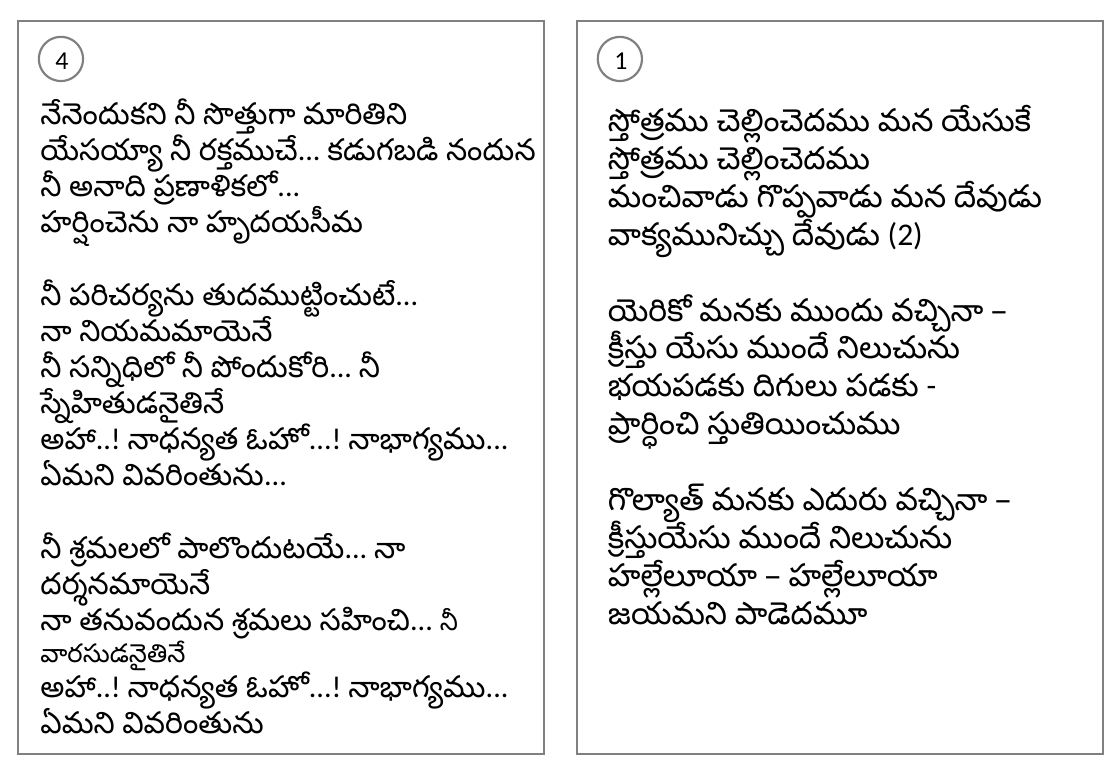
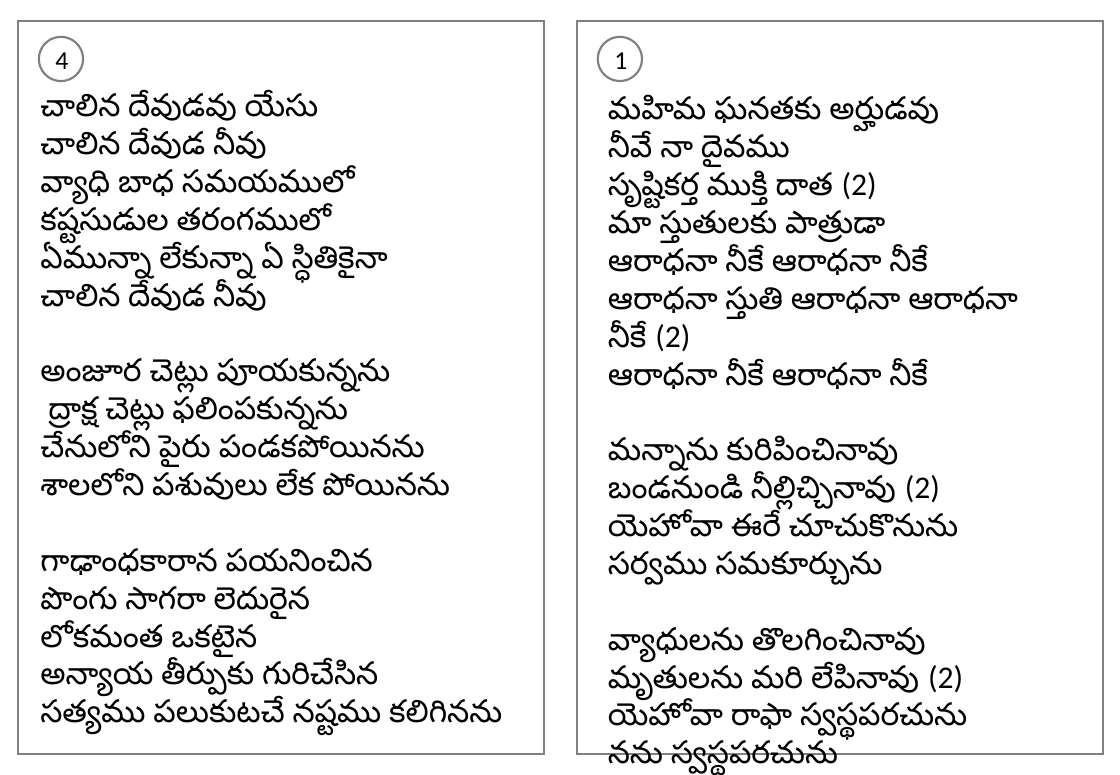
Before and after one commit to venu-webdev/songsDb, a slide deck: slide 1 of songsTemplate.pptx. Drawn at 1120x775 pixels with LibreOffice and Linux fonts; fonts in the diff are those of the drawing. Boxes give left, top, right and bottom in pixels: in the first picture for what was removed or moved away, otherwise in the second. Text is boxed around its words. In the diff, an @@ line names an element or a change of style, - is before the commit and + after.

```diff
--- a/songsTemplate.pptx
+++ b/songsTemplate.pptx
@@ text at [40,93,502,735]: text changed; size 21 to 22 pt @@
-నేనెందుకని నీ సొత్తుగా మారితిని
-యేసయ్యా నీ రక్తముచే... కడుగబడి నందున
-నీ అనాది ప్రణాళికలో...
-హర్షించెను నా హృదయసీమ
-నీ పరిచర్యను తుదముట్టించుటే...
-నా నియమమాయెనే
-నీ సన్నిధిలో నీ పోందుకోరి... నీ స్నేహితుడనైతినే
-అహా..! నాధన్యత ఓహో...! నాభాగ్యము...
-ఏమని వివరింతును...
-నీ శ్రమలలో పాలొందుటయే... నా దర్శనమాయెనే
-నా తనువందున శ్రమలు సహించి... నీ వారసుడనైతినే
-అహా..! నాధన్యత ఓహో...! నాభాగ్యము...
-ఏమని వివరింతును
+చాలిన దేవుడవు యేసు
+చాలిన దేవుడ నీవు
+వ్యాధి బాధ సమయములో
+కష్టసుడుల తరంగములో
+ఏమున్నా లేకున్నా ఏ స్ధితికైనా
+చాలిన దేవుడ నీవు
+అంజూర చెట్లు పూయకున్నను
+ద్రాక్ష చెట్లు ఫలింపకున్నను
+చేనులోని పైరు పండకపోయినను
+శాలలోని పశువులు లేక పోయినను
+గాఢాంధకారాన పయనించిన
+పొంగు సాగరా లెదురైన
+లోకమంత ఒకటైన
+అన్యాయ తీర్పుకు గురిచేసిన
+సత్యము పలుకుటచే నష్టము కలిగినను
@@ text at [608,96,1018,764]: text changed @@
-స్తోత్రము చెల్లించెదము మన యేసుకే
-స్తోత్రము చెల్లించెదము
-మంచివాడు గొప్పవాడు మన దేవుడు
-వాక్యమునిచ్చు దేవుడు (2)
-యెరికో మనకు ముందు వచ్చినా –
-క్రీస్తు యేసు ముందే నిలుచును
-భయపడకు దిగులు పడకు -
-ప్రార్ధించి స్తుతియించుము
-గొల్యాత్ మనకు ఎదురు వచ్చినా –
-క్రీస్తుయేసు ముందే నిలుచును
-హల్లేలూయా – హల్లేలూయా
-జయమని పాడెదమూ
+మహిమ ఘనతకు అర్హుడవు
+నీవే నా దైవము
+సృష్టికర్త ముక్తి దాత (2)
+మా స్తుతులకు పాత్రుడా
+ఆరాధనా నీకే ఆరాధనా నీకే
+ఆరాధనా స్తుతి ఆరాధనా ఆరాధనా నీకే (2)
+ఆరాధనా నీకే ఆరాధనా నీకే
+మన్నాను కురిపించినావు
+బండనుండి నీల్లిచ్చినావు (2)
+యెహోవా ఈరే చూచుకొనును
+సర్వము సమకూర్చును
+వ్యాధులను తొలగించినావు
+మృతులను మరి లేపినావు (2)
+యెహోవా రాఫా స్వస్థపరచును
+నను స్వస్థపరచును
```
Also in this commit, not shown: 1 other slide changed, 4 other files.
